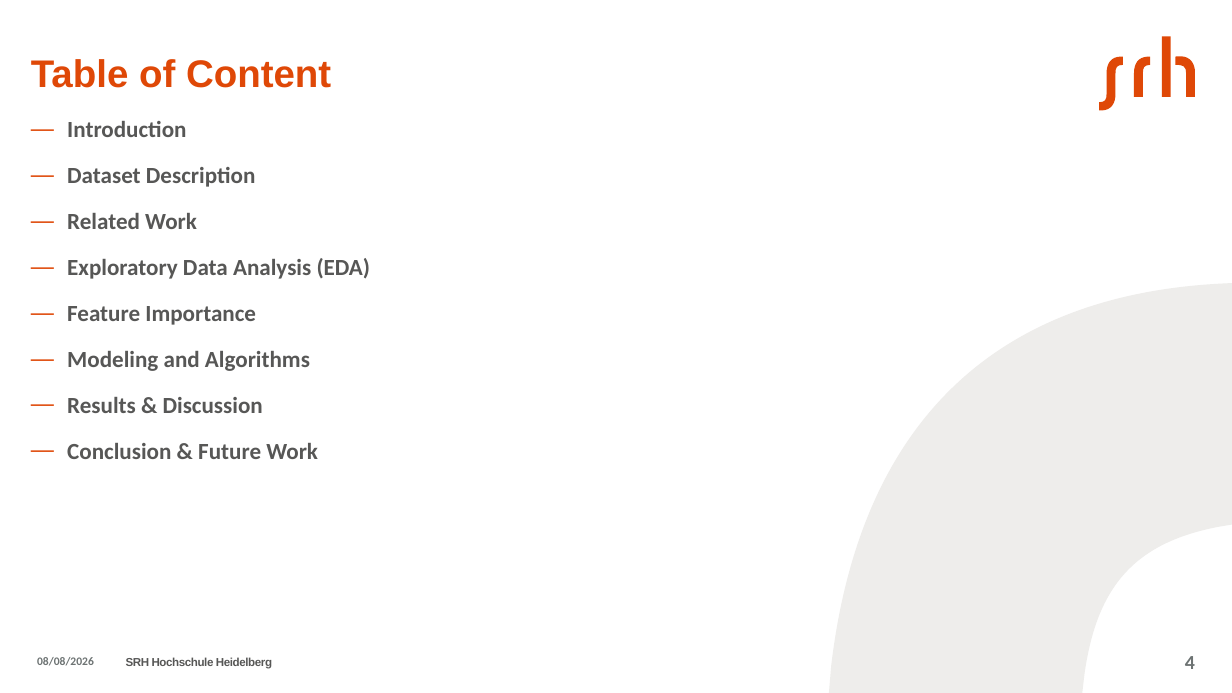
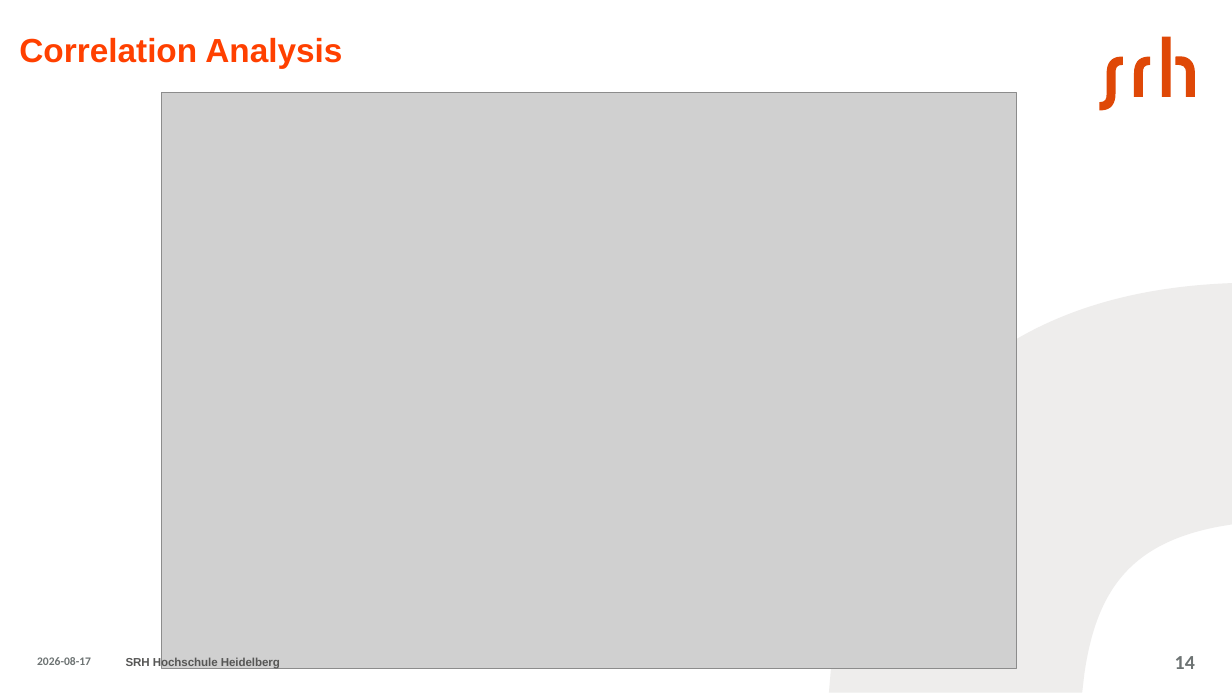
Before and after one commit to aminfeli/Thesis, a slide deck: slide 14 of 7-Presentation/presentation.pptx (slide 4 before the commit). Drawn at 1232x693 pixels with LibreOffice and Linux fonts; fonts in the diff are those of the drawing; grey boxes stand for pictures. Boxes give left, top, right and bottom in pixels: in the first picture for what was removed or moved away, otherwise in the second. Text is boxed around its words. In the diff, an @@ line names an element or a change of style, - is before the commit and + after.

```diff
--- a/7-Presentation/presentation.pptx
+++ b/7-Presentation/presentation.pptx
@@ title added at bbox=[19, 37, 342, 68], 26 pt, text #FF4000, bold @@
+Correlation Analysis
@@ title removed at bbox=[31, 59, 331, 88] @@
-Table of Content
@@ picture added at bbox=[162, 92, 1017, 669] @@
@@ text removed at bbox=[67, 121, 371, 459] @@
-  — Introduction
-  — Dataset Description
-  — Related Work
-  — Exploratory Data Analysis (EDA)
-  — Feature Importance
-  — Modeling and Algorithms
-  — Results & Discussion
-  — Conclusion & Future Work
@@ freeform shape at bbox=[829, 283, 1232, 692]: fill #EEEDEB to #EEEDEC @@
@@ text at bbox=[37, 657, 91, 665]: text changed @@
-08/08/2026
+2026-08-17
@@ text "SRH Hochschule Heidelberg" at bbox=[126, 657, 280, 669]: letter spacing -0.3 to -0.1 pt @@
@@ page number at bbox=[1175, 656, 1195, 669]: text changed @@
-4
+14
```
Also in this commit, not shown: 5 other slides changed, 29 slides added, 21 slides removed, 4 other files.
